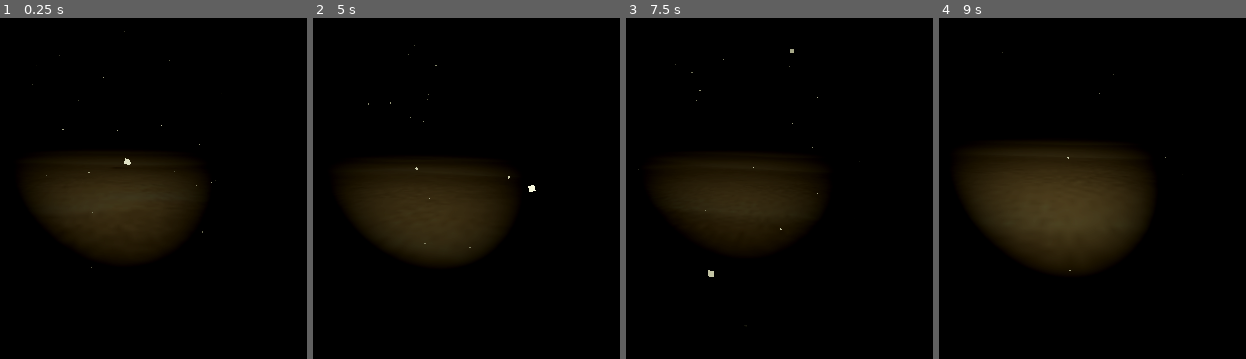
Above: before the commit, frames 1-4 (left to right).
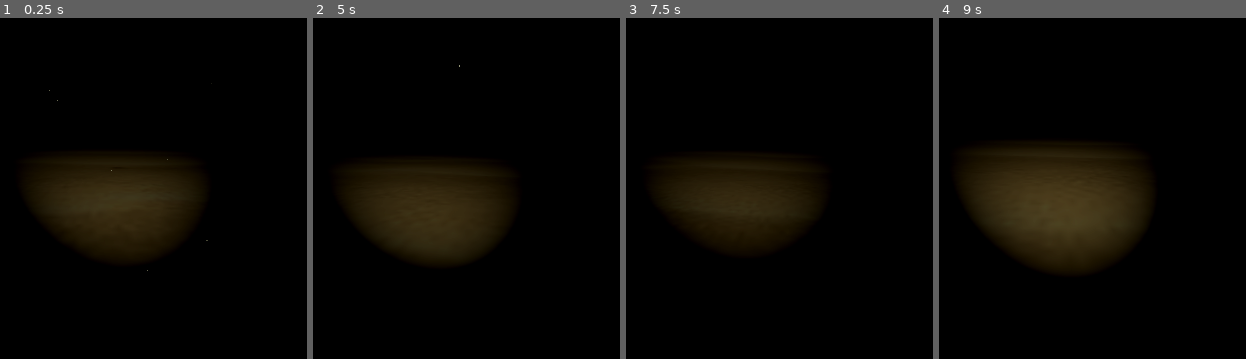
Above: after the commit, the same moments.

Repository: fayemrrp/SatDiving
Game: Godot game, scene res://Scenes/main.tscn
Same seed, same stepped clock (60 frames per second), same inputs: the game is played once before the commit and once after it.
Inputs (mouse positions are in pixels of both pictures, inside the frame that each line leads up to):
- Up to frame 1 (0.25 s): no input
- Up to frame 2 (5 s): tap Enter at 0.5, 2.75 s; move the mouse to (466, 133) at 0.52 s; hold W (up) from 0.53 s (still down); tap F (flashlight) every 0.75 s from 0.6 to 4.35 s; tap Space (jump) at 0.77, 1.25, 1.52, 3.02, 3.77, 4.25, 4.52 s; move the mouse to (380, 137) at 1.27 s; move the mouse to (441, 127) at 2.02 s; move the mouse to (411, 140) at 2.77 s; move the mouse to (481, 140) at 3.52 s; move the mouse to (362, 130) at 4.27 s
- Up to frame 3 (7.5 s): move the mouse to (745, 133) at 5.02 s; tap F (flashlight) every 0.75 s from 5.1 to 7.35 s; tap Enter at 5.75 s; move the mouse to (705, 127) at 5.77 s; release W (up) at 5.78 s; hold D (right) 5.78-6.53 s; tap Space (jump) at 6.02, 6.77, 7.25 s; move the mouse to (779, 133) at 6.52 s; hold W (up) from 6.53 s (still down); move the mouse to (693, 137) at 7.27 s
- Up to frame 4 (9 s): tap Space (jump) at 7.52 s; move the mouse to (1067, 127) at 8.02 s; tap F (flashlight) at 8.1, 8.85 s; move the mouse to (1037, 140) at 8.77 s; release W (up) at 8.78 s; hold A (left) from 8.78 s (still down)

The runs differ from the first frame. In frame 1, less than 0.1% of the frame differs, in the area x 10-71%, y 3-75%; in frame 2, less than 0.1%; in frame 3, less than 0.1%, in the area x 3-63%, y 9-91%; in frame 4, less than 0.1%.

Commit message:
Adjusted Particles Again

Diff:
--- a/Scenes/main.tscn
+++ b/Scenes/main.tscn
@@ -13,6 +13,25 @@
 material = SubResource("StandardMaterial3D_u71gv")
 
 [sub_resource type="WorldBoundaryShape3D" id="WorldBoundaryShape3D_sm64k"]
+
+[sub_resource type="ProceduralSkyMaterial" id="ProceduralSkyMaterial_eqim8"]
+sky_top_color = Color(0, 0, 0, 1)
+sky_horizon_color = Color(0.5, 0.5, 0.5, 1)
+ground_bottom_color = Color(0, 0, 0, 1)
+ground_horizon_color = Color(0.5, 0.5, 0.5, 1)
+
+[sub_resource type="Sky" id="Sky_fplhp"]
+sky_material = SubResource("ProceduralSkyMaterial_eqim8")
+
+[sub_resource type="Environment" id="Environment_653cq"]
+background_mode = 2
+background_energy_multiplier = 0.0
+sky = SubResource("Sky_fplhp")
+tonemap_mode = 2
+glow_enabled = true
+fog_light_color = Color(1.92523e-07, 0.276399, 0.306327, 1)
+volumetric_fog_enabled = true
+volumetric_fog_albedo = Color(4.81307e-07, 0.772254, 0.725785, 1)
 
 [sub_resource type="Curve" id="Curve_focnx"]
 _data = [Vector2(0, 1), 0.0, 0.0, 0, 0, Vector2(0.95, 1), 0.0, 0.0, 0, 0, Vector2(1, 0), 0.0, 0.0, 0, 0]
@@ -34,7 +53,7 @@
 
 [sub_resource type="ParticleProcessMaterial" id="ParticleProcessMaterial_fq1y5"]
 emission_shape = 1
-emission_sphere_radius = 20.0
+emission_sphere_radius = 40.0
 gravity = Vector3(0, -0.1, 0)
 tangential_accel_min = 1.0
 tangential_accel_max = 1.0
@@ -50,25 +69,6 @@
 [sub_resource type="QuadMesh" id="QuadMesh_3nape"]
 material = SubResource("StandardMaterial3D_xxu83")
 size = Vector2(0.5, 0.5)
-
-[sub_resource type="ProceduralSkyMaterial" id="ProceduralSkyMaterial_eqim8"]
-sky_top_color = Color(0, 0, 0, 1)
-sky_horizon_color = Color(0.5, 0.5, 0.5, 1)
-ground_bottom_color = Color(0, 0, 0, 1)
-ground_horizon_color = Color(0.5, 0.5, 0.5, 1)
-
-[sub_resource type="Sky" id="Sky_fplhp"]
-sky_material = SubResource("ProceduralSkyMaterial_eqim8")
-
-[sub_resource type="Environment" id="Environment_653cq"]
-background_mode = 2
-background_energy_multiplier = 0.0
-sky = SubResource("Sky_fplhp")
-tonemap_mode = 2
-glow_enabled = true
-fog_light_color = Color(1.92523e-07, 0.276399, 0.306327, 1)
-volumetric_fog_enabled = true
-volumetric_fog_albedo = Color(4.81307e-07, 0.772254, 0.725785, 1)
 
 [node name="Node3D" type="Node3D"]
 
@@ -90,19 +90,20 @@
 [node name="Player" parent="." instance=ExtResource("2_pqln0")]
 transform = Transform3D(1, 0, 0, 0, 1, 0, 0, 0, 1, 0, 1.23649, 0)
 
-[node name="GPUParticles3D2" type="GPUParticles3D" parent="Player"]
-transform = Transform3D(1, 0, 0, 0, 1, 0, 0, 0, 1, 0, 2.1013, -0.0553005)
-gi_mode = 0
-amount = 5000
-lifetime = 5.0
-preprocess = 4.0
-transform_align = 3
-trail_lifetime = 3.1
-process_material = SubResource("ParticleProcessMaterial_fq1y5")
-draw_pass_1 = SubResource("QuadMesh_3nape")
-
 [node name="WorldEnvironment" type="WorldEnvironment" parent="."]
 environment = SubResource("Environment_653cq")
 
 [node name="tube" parent="." instance=ExtResource("3_a4efa")]
 transform = Transform3D(10, 0, 0, 0, 10, 0, 0, 0, 10, 14.976, 0, 20.052)
+
+[node name="GPUParticles3D2" type="GPUParticles3D" parent="."]
+transform = Transform3D(1, 0, 0, 0, 1, 0, 0, 0, 1, 22.8293, 3.33779, 17.6176)
+gi_mode = 0
+amount = 100000
+lifetime = 5.0
+preprocess = 20.0
+visibility_aabb = AABB(-204.13, -4, -214.787, 408.259, 8, 429.575)
+transform_align = 3
+trail_lifetime = 3.1
+process_material = SubResource("ParticleProcessMaterial_fq1y5")
+draw_pass_1 = SubResource("QuadMesh_3nape")
